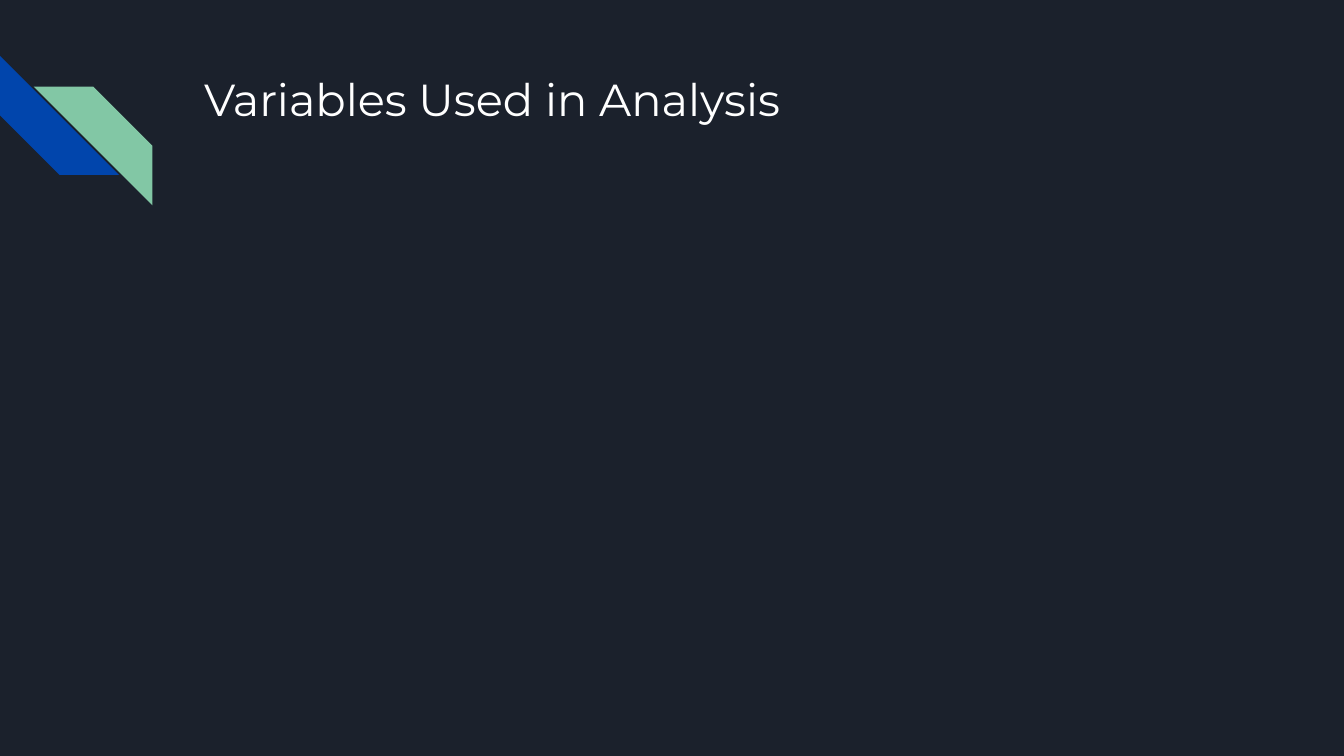
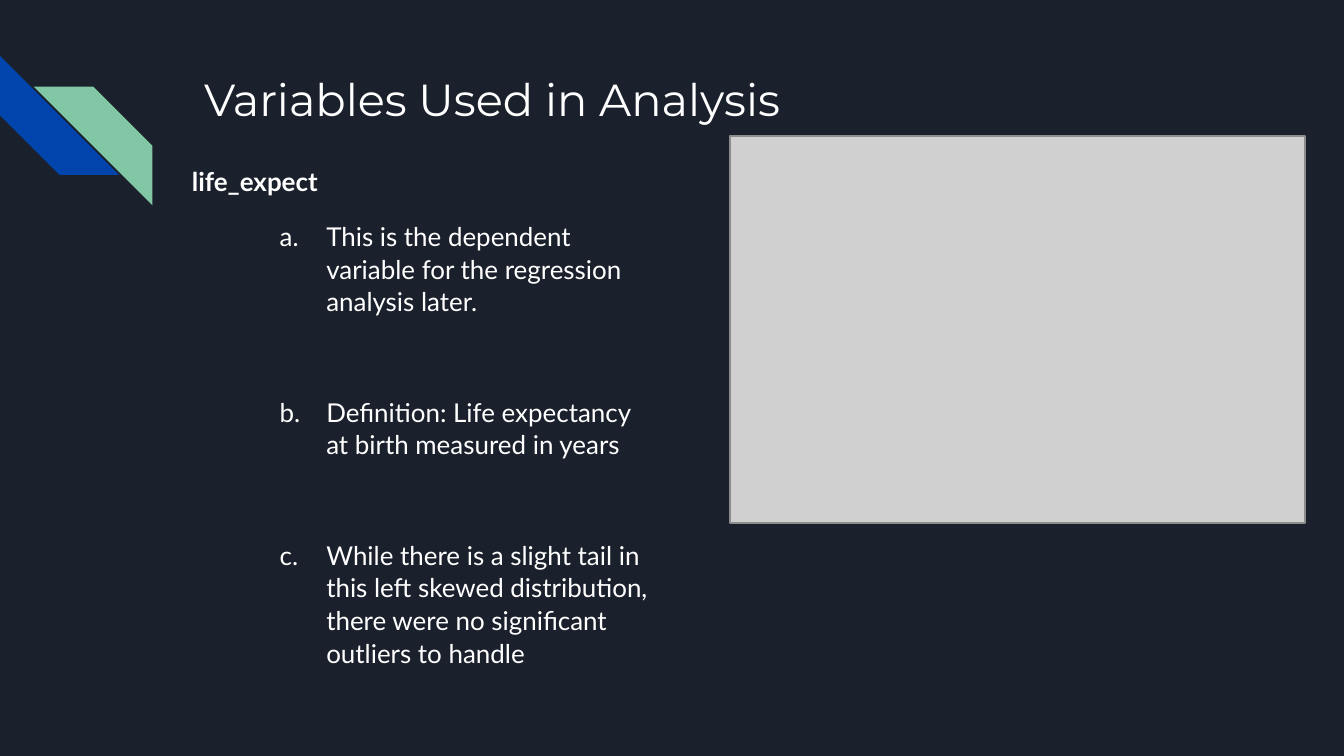
Before and after one commit to jewer/EwerDSC530FinalProject, a slide deck: slide 3 of EwerDSC530FinalProject.pptx. Drawn at 1344x756 pixels with LibreOffice and Linux fonts; fonts in the diff are those of the drawing; grey boxes stand for pictures. Boxes give left, top, right and bottom in pixels: in the first picture for what was removed or moved away, otherwise in the second. Text is boxed around its words. In the diff, an @@ line names an element or a change of style, - is before the commit and + after.

```diff
--- a/EwerDSC530FinalProject.pptx
+++ b/EwerDSC530FinalProject.pptx
@@ picture added at <box>730,136,1305,523</box> @@
@@ text added at <box>192,171,647,664</box>, 13.9 pt, text #FFFFFF @@
+life_expect
+  a. This is the dependent variable for the regression analysis later.
+  b. Definition: Life expectancy at birth measured in years
+  c. While there is a slight tail in this left skewed distribution, there were no significant outliers to handle
```
Also in this commit, not shown: 4 other slides changed, 5 slides added, 7 slides removed, 8 other files.
